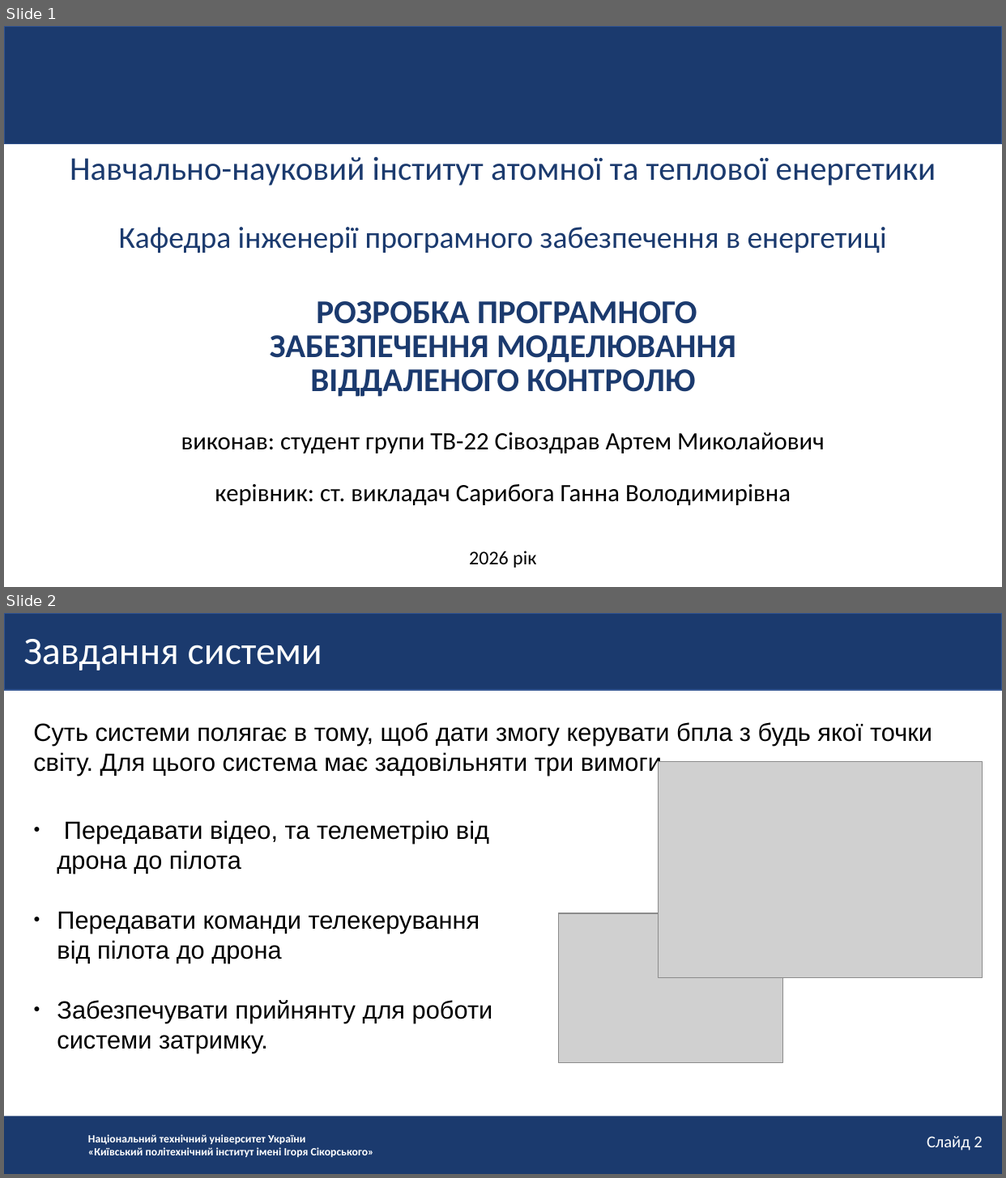
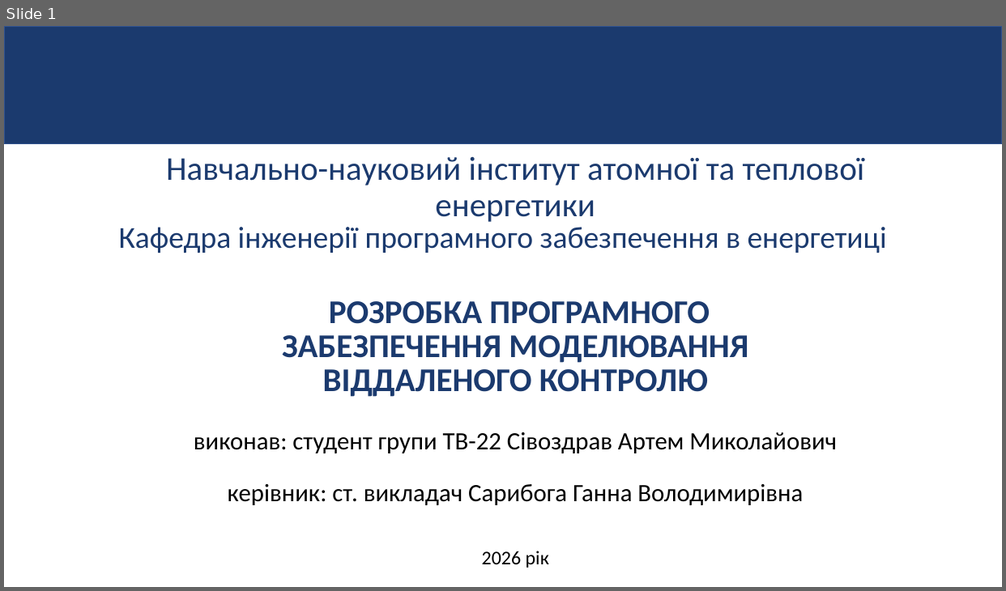
Before and after one commit to ArtemSivozdraw/diplom, a slide deck: Презентація на захист ПП Сівоздрав.pptx. Shown one above the other, each under a label of ours: slides 1 and 2 before the commit, slide 1 after it. The pictures are 1006x1178 and 1006x591 pixels, drawn with LibreOffice and Linux fonts; fonts in the diff are those of the drawing; grey boxes stand for pictures; background and template pictures are left out. Boxes give left, top, right and bottom in pixels: in the first picture for what was removed or moved away, otherwise in the second. Text is boxed around its words. In the diff, an @@ line names an element or a change of style, - is before the commit and + after.

```diff
--- a/Презентація на захист ПП Сівоздрав.pptx
+++ b/Презентація на захист ПП Сівоздрав.pptx
@@ slide 2 removed at box(4, 613, 1002, 1174), background #FFFFFF @@
@@ rectangle removed at box(4, 613, 1002, 690) @@
@@ text removed at box(23, 639, 322, 671) @@
-Завдання системи
@@ text removed at box(33, 722, 932, 775) @@
-Суть системи полягає в тому, щоб дати змогу керувати бпла з будь якої точки світу. Для цього система має задовільняти три вимоги.
@@ picture removed at box(658, 762, 982, 978) @@
@@ text removed at box(57, 820, 493, 1053) @@
-● Передавати відео, та телеметрію від дрона до пілота
-● Передавати команди телекерування від пілота до дрона
-● Забезпечувати прийнянту для роботи системи затримку.
@@ picture removed at box(559, 914, 783, 1063) @@
@@ rectangle removed at box(4, 1116, 1002, 1174) @@
@@ text removed at box(88, 1135, 374, 1157) @@
-Національний технічний університет України
-«Київський політехнічний інститут імені Ігоря Сікорського»
@@ text removed at box(927, 1136, 982, 1151) @@
-Слайд 2
@@ slide 1 changed as well @@
@@ less space between paragraphs in 6 elements at box(194, 433, 837, 454), box(228, 484, 803, 506), box(282, 301, 748, 397), box(482, 551, 549, 568), box(166, 156, 865, 222), box(119, 227, 887, 253) @@
```
Also in this commit, not shown: 1 other slide changed, 14 slides added, 7 other slides removed.
